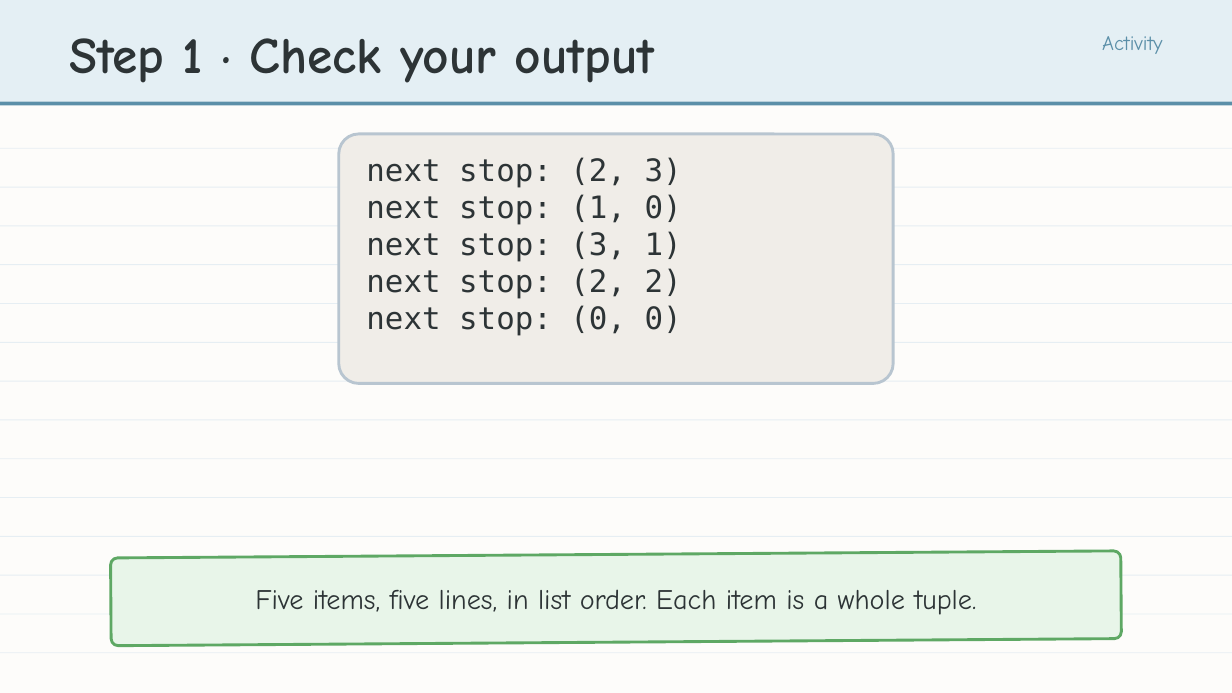
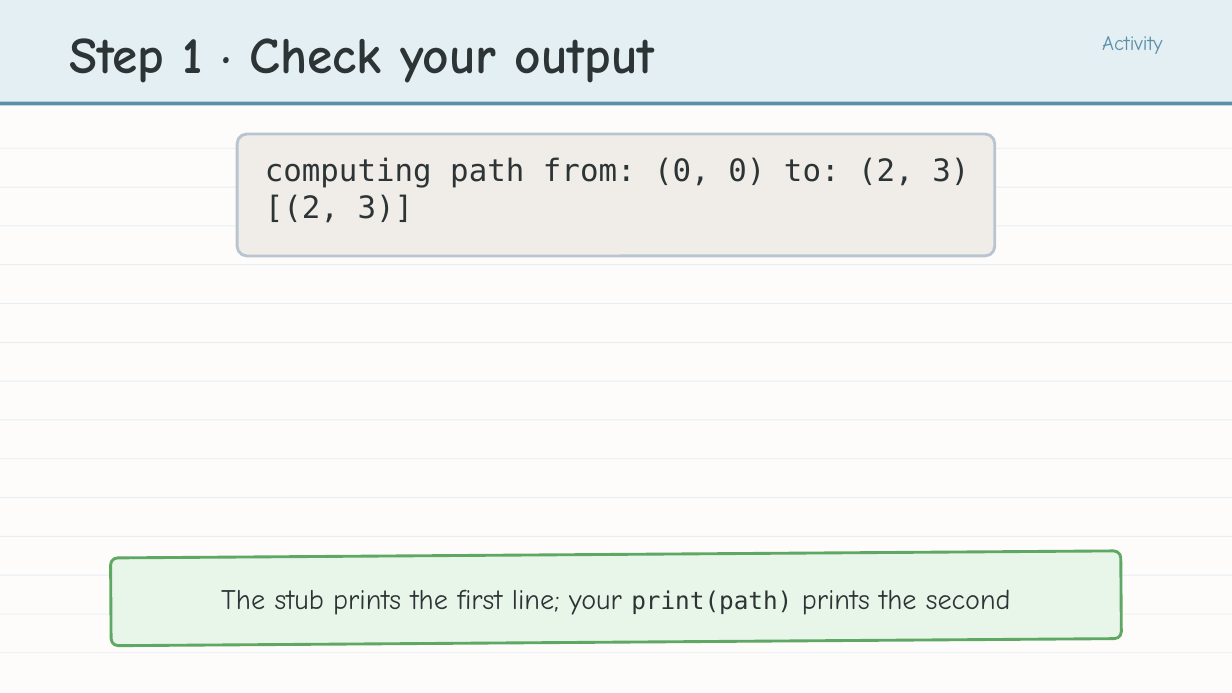
Before and after one commit to bradamiller/LearningPython, a slide deck: slide 11 of static/slides/module-04-manhattan/module-4-lesson-01-the-main-program.pptx. Drawn at 1232x693 pixels with LibreOffice and Linux fonts; fonts in the diff are those of the drawing. Boxes give left, top, right and bottom in pixels: in the first picture for what was removed or moved away, otherwise in the second. Text is boxed around its words. In the diff, an @@ line names an element or a change of style, - is before the commit and + after.

```diff
--- a/static/slides/module-04-manhattan/module-4-lesson-01-the-main-program.pptx
+++ b/static/slides/module-04-manhattan/module-4-lesson-01-the-main-program.pptx
@@ rounded rectangle: place and size @@
-rounded rectangle at <box>339,134,894,384</box>
+rounded rectangle at <box>238,134,995,256</box>
@@ text at <box>265,157,969,223</box>: text changed @@
-next stop: (2, 3)
-next stop: (1, 0)
-next stop: (3, 1)
-next stop: (2, 2)
-next stop: (0, 0)
+computing path from: (0, 0) to: (2, 3)
+[(2, 3)]
@@ text at <box>221,589,1011,615</box>: text changed @@
-Five items, five lines, in list order. Each item is a whole tuple.
+The stub prints the first line; your print(path) prints the second
```
Also in this commit, not shown: 16 other slides changed, 10 slides added, 5 other files.
